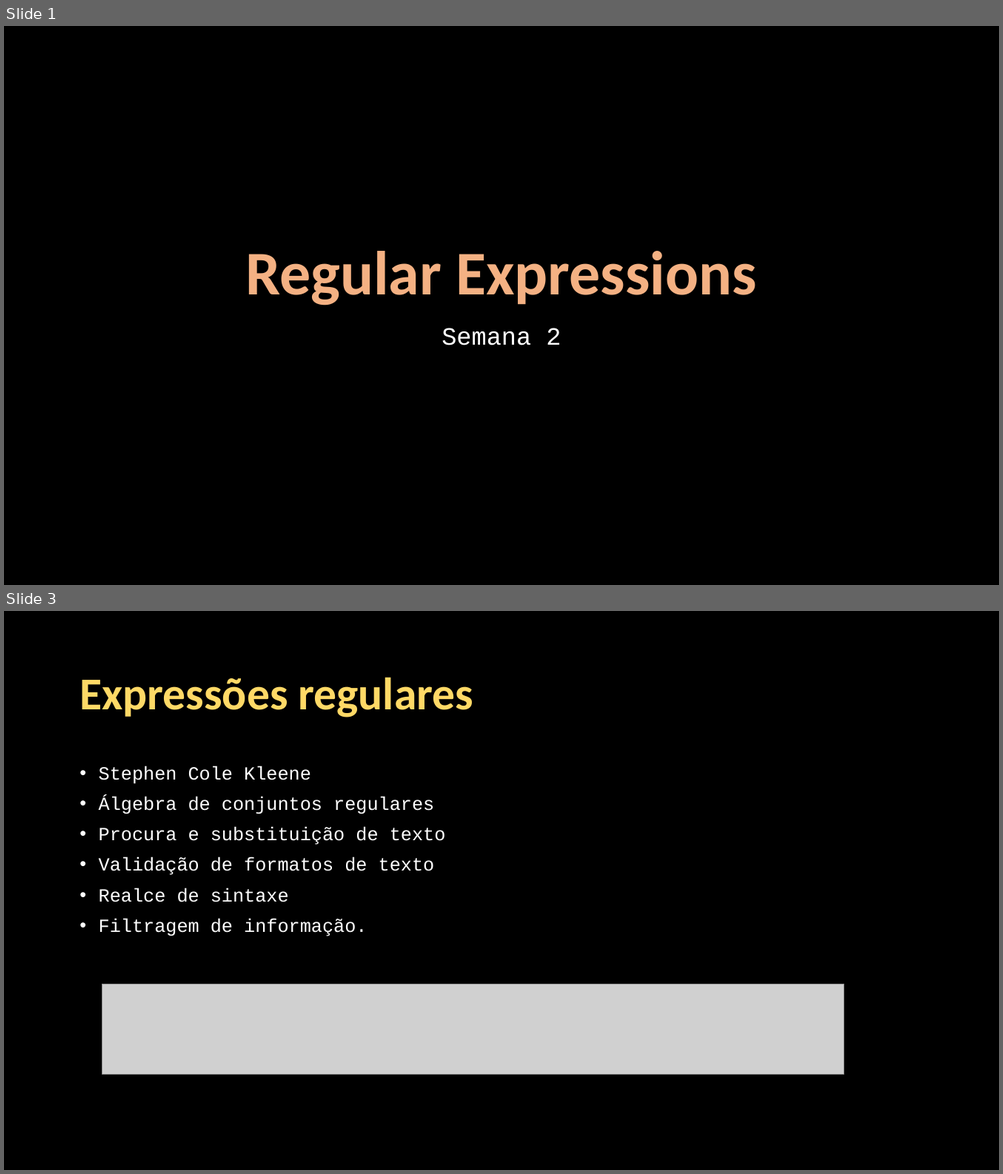
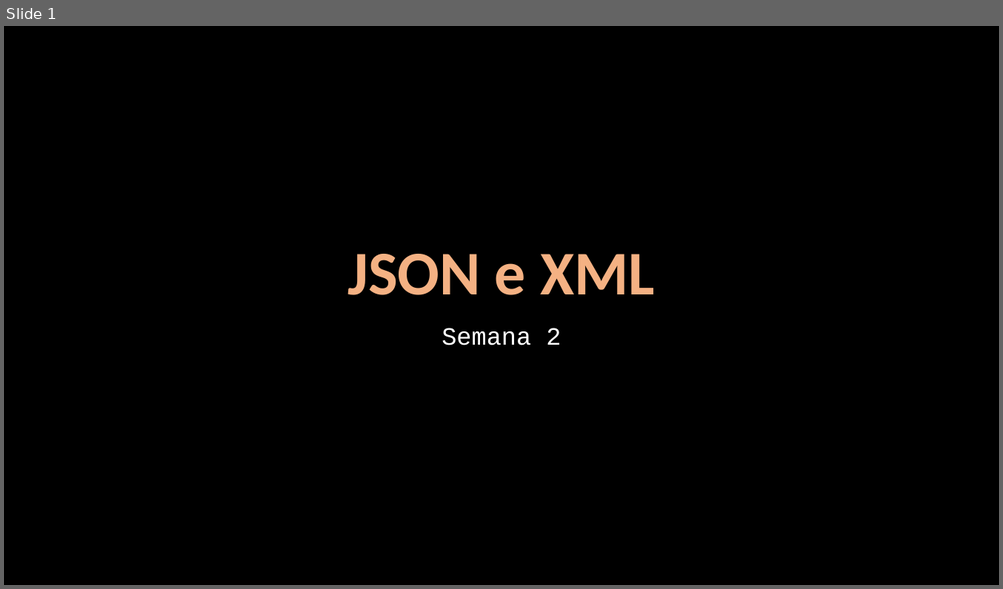
Before and after one commit to Java-Mooc/Advanced-Java, a slide deck: PPT/PPT3_-_JSON_XML.pptx. Shown one above the other, each under a label of ours: slides 1 and 3 before the commit, slide 1 after it; the slides between them are not shown. The pictures are 1003x1174 and 1003x589 pixels, drawn with LibreOffice and Linux fonts; fonts in the diff are those of the drawing; grey boxes stand for pictures. Boxes give left, top, right and bottom in pixels: in the first picture for what was removed or moved away, otherwise in the second. Text is boxed around its words. In the diff, an @@ line names an element or a change of style, - is before the commit and + after.

```diff
--- a/PPT/PPT3_-_JSON_XML.pptx
+++ b/PPT/PPT3_-_JSON_XML.pptx
@@ slide 3 removed at [4, 611, 999, 1170], background #000000 @@
@@ title removed at [79, 677, 474, 718] @@
-Expressões regulares
@@ text removed at [99, 766, 446, 937] @@
-• Stephen Cole Kleene
-• Álgebra de conjuntos regulares
-• Procura e substituição de texto
-• Validação de formatos de texto
-• Realce de sintaxe
-• Filtragem de informação.
@@ picture removed at [102, 985, 844, 1075] @@
@@ slide 1 changed as well @@
@@ title at [347, 254, 654, 295]: text changed @@
-Regular Expressions
+JSON e XML
```
Also in this commit, not shown: 2 slides added, 3 other slides removed, 27 other files.
